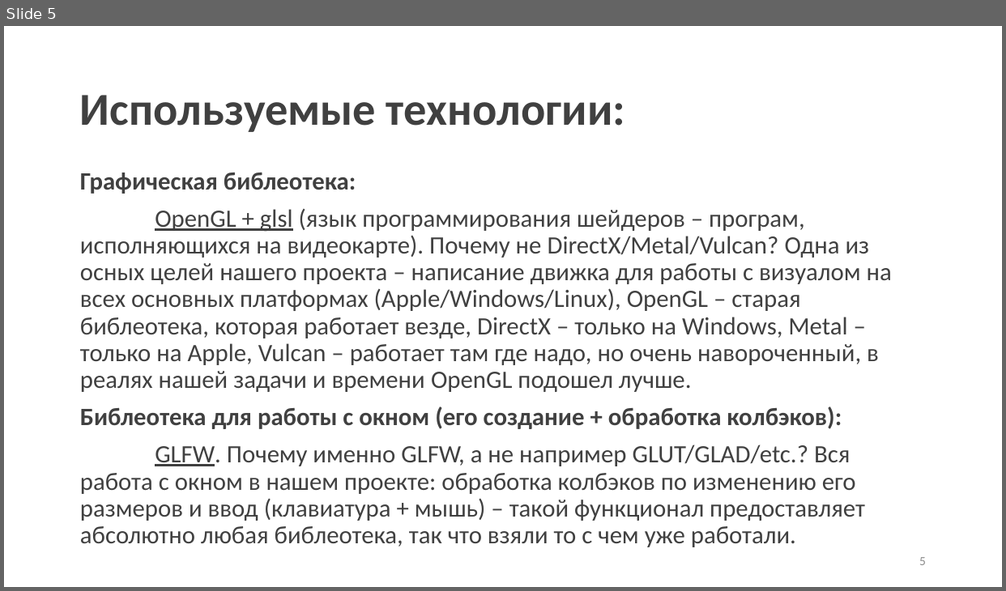
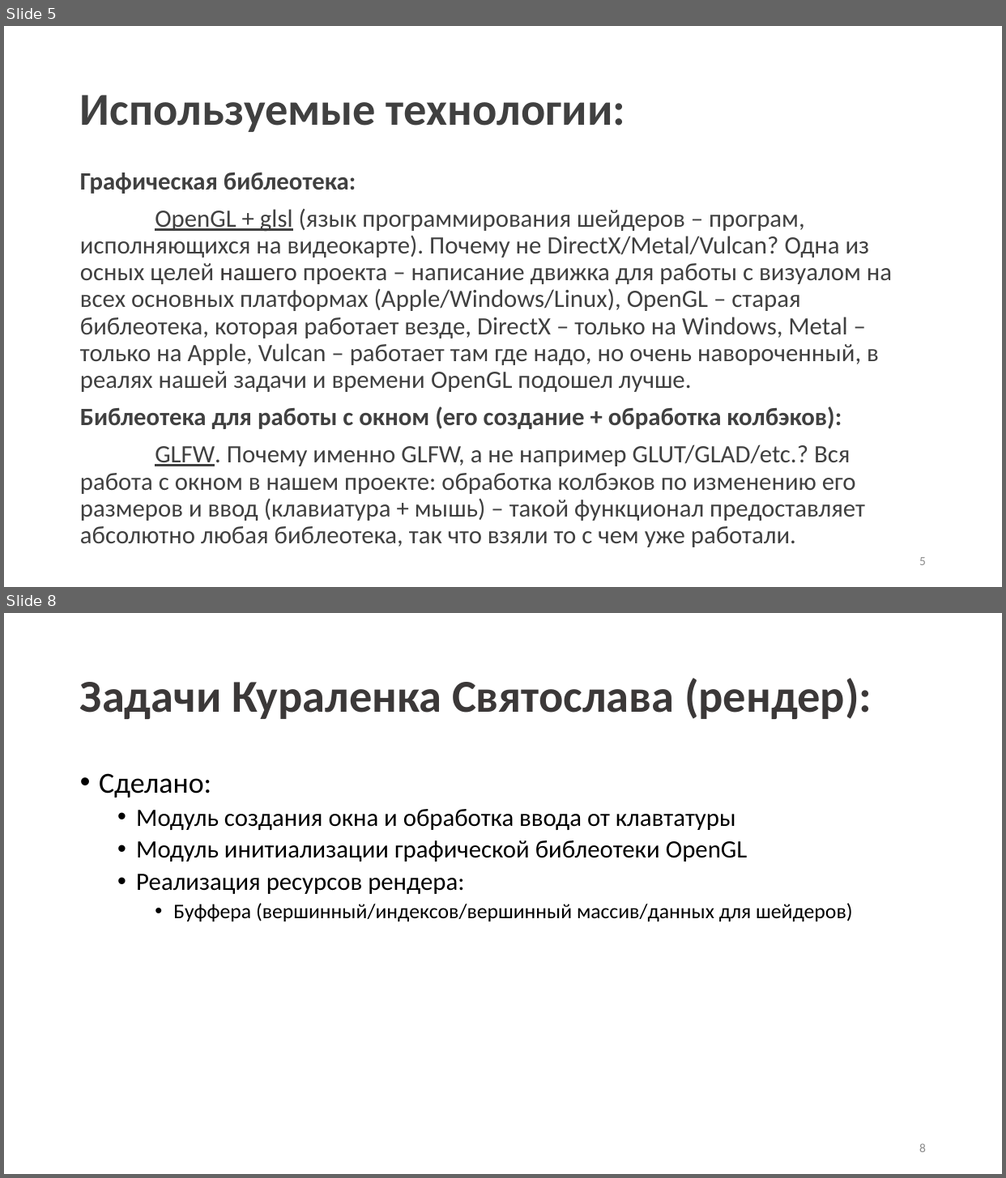
Before and after one commit to DmitriyVlasovDV1/CppRMRT, a slide deck: doc/presentation.pptx. Shown one above the other, each under a label of ours: slide 5 before the commit, slides 5 and 8 after it; the slides between them are not shown. The pictures are 1006x591 and 1006x1178 pixels, drawn with LibreOffice and Linux fonts; fonts in the diff are those of the drawing. Boxes give left, top, right and bottom in pixels: in the first picture for what was removed or moved away, otherwise in the second. Text is boxed around its words. In the diff, an @@ line names an element or a change of style, - is before the commit and + after.

```diff
--- a/doc/presentation.pptx
+++ b/doc/presentation.pptx
@@ slide 8 added at box(4, 613, 1002, 1174), background #FFFFFF @@
@@ title added at box(80, 678, 872, 719), 44 pt, text #3B3838, bold @@
+Задачи Кураленка Святослава (рендер):
@@ text added at box(99, 773, 852, 922), 24 pt, text #000000 @@
+• Сделано:
+  • Модуль создания окна и обработка ввода от клавтатуры
+  • Модуль инитиализации графической библеотеки OpenGL
+  • Реализация ресурсов рендера:
+    • Буффера (вершинный/индексов/вершинный массив/данных для шейдеров)
@@ page number added at box(919, 1144, 926, 1152), 12 pt, text #8C8C8C @@
+8
```
Also in this commit, not shown: 4 other slides changed, 3 other slides added, 2 slides removed, 12 other files.
